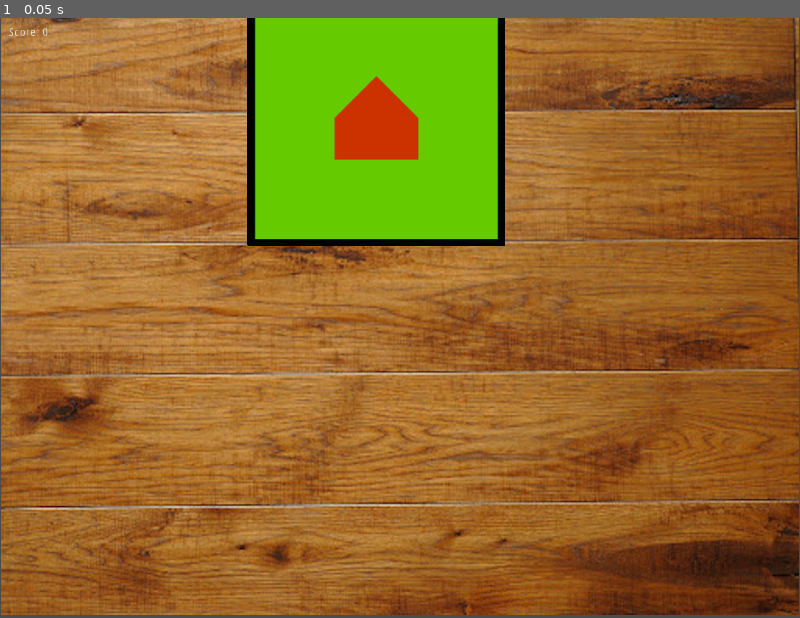
Above: before the commit, frame 1.
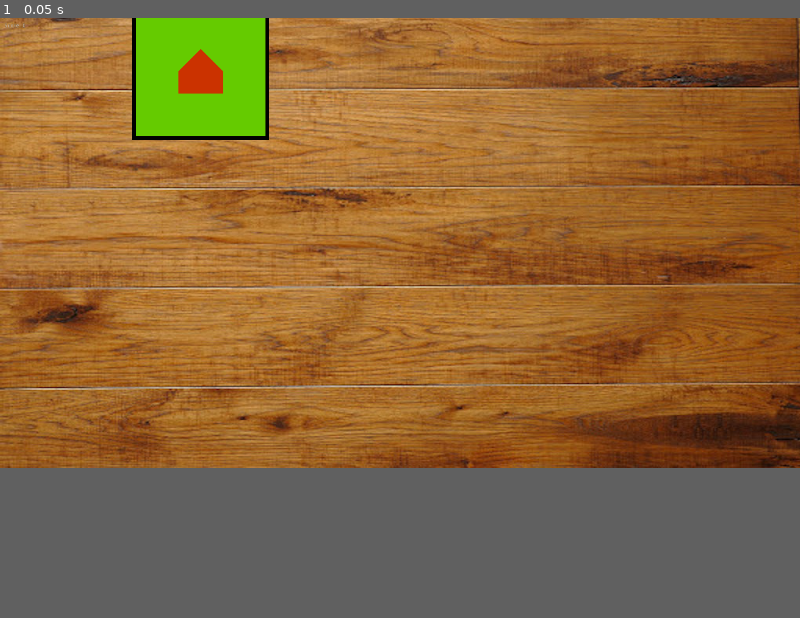
Above: after the commit, the same moment.

Repository: solangebl/godot-carcassonne
Game: Godot game, scene res://scenes/Game.tscn
The game is run twice, just before and just after one commit, with the same random seed, the same clock (stepped at 60 frames per second) and the same inputs.
Inputs:
- Up to frame 1 (0.05 s): no input
The window is 800x600 before the commit and 800x450 after it. Grey fills any space a smaller window leaves; there, only what the larger window draws over its background counts as a difference.

The runs differ from the first frame. In frame 1, 66% of the frame differs, in the area x 0-100%, y 0-100%.

Commit message:
resolution

Diff:
--- a/project.godot
+++ b/project.godot
@@ -26,8 +26,8 @@
 
 [display]
 
-window/size/height=768
-window/size/resizable=false
+window/size/width=1920
+window/size/height=1080
 window/stretch/mode="2d"
 window/stretch/aspect="keep"
 
--- a/scenes/Game.tscn
+++ b/scenes/Game.tscn
@@ -8,8 +8,8 @@
 position = Vector2( 481, 127 )
 
 [node name="TableTop" type="Sprite" parent="."]
-position = Vector2( 30.7807, 254.403 )
-scale = Vector2( 0.997902, 1.12154 )
+position = Vector2( 482.039, 413.856 )
+scale = Vector2( 1.87927, 1.58914 )
 texture = ExtResource( 1 )
 
 [node name="HUD" parent="." instance=ExtResource( 2 )]
